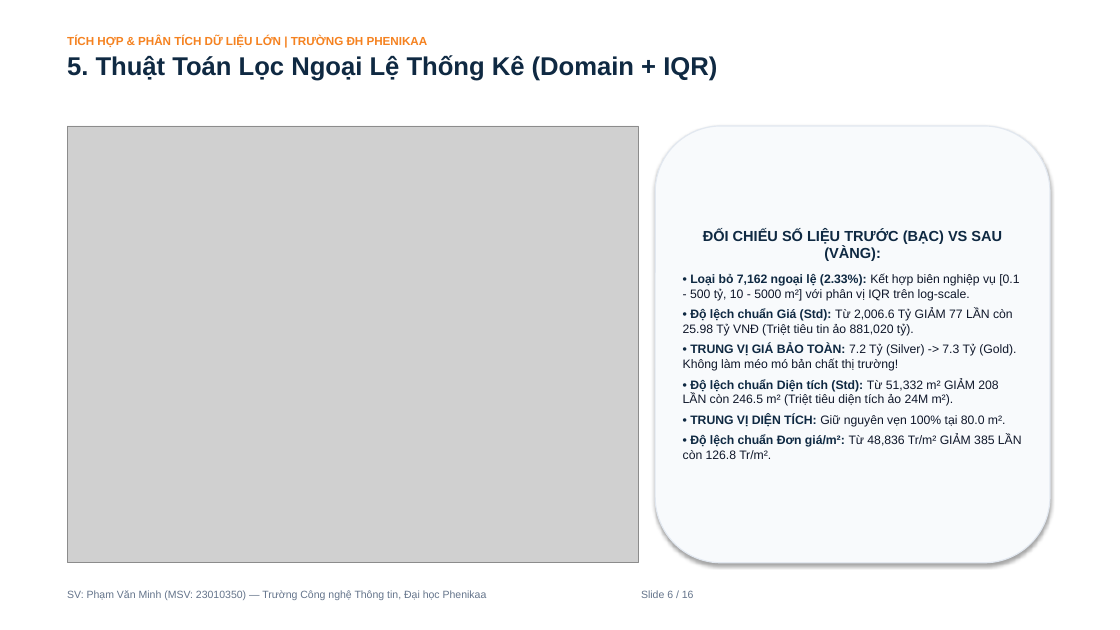
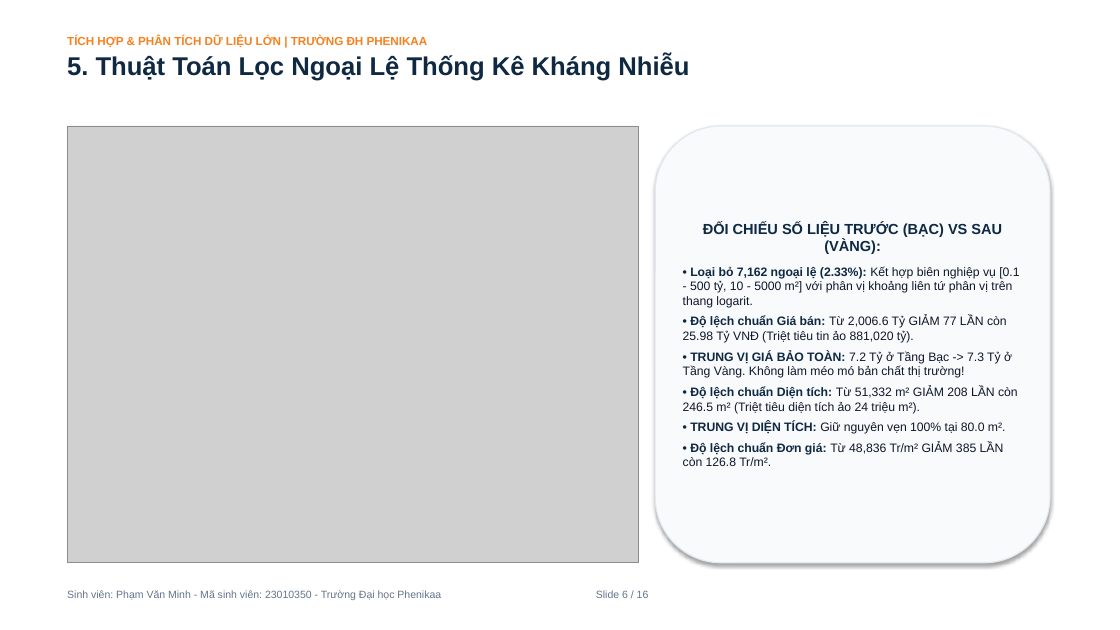
Before and after one commit to PVM-05/House-Prediction, a slide deck: slide 6 of docs/Slide_Bao_Ve_Du_An_House_Prediction.pptx. Drawn at 1120x630 pixels with LibreOffice and Linux fonts; fonts in the diff are those of the drawing; grey boxes stand for pictures. Boxes give left, top, right and bottom in pixels: in the first picture for what was removed or moved away, otherwise in the second. Text is boxed around its words. In the diff, an @@ line names an element or a change of style, - is before the commit and + after.

```diff
--- a/docs/Slide_Bao_Ve_Du_An_House_Prediction.pptx
+++ b/docs/Slide_Bao_Ve_Du_An_House_Prediction.pptx
@@ text at [67,54,689,81]: text changed @@
-5. Thuật Toán Lọc Ngoại Lệ Thống Kê (Domain + IQR)
+5. Thuật Toán Lọc Ngoại Lệ Thống Kê Kháng Nhiễu
@@ text in rounded rectangle at [683,266,1019,414]: text changed @@
-• Loại bỏ 7,162 ngoại lệ (2.33%): Kết hợp biên nghiệp vụ [0.1 - 500 tỷ, 10 - 5000 m²] với phân vị IQR trên log-scale.
-• Độ lệch chuẩn Giá (Std): Từ 2,006.6 Tỷ GIẢM 77 LẦN còn 25.98 Tỷ VNĐ (Triệt tiêu tin ảo 881,020 tỷ).
-• TRUNG VỊ GIÁ BẢO TOÀN: 7.2 Tỷ (Silver) -> 7.3 Tỷ (Gold). Không làm méo mó bản chất thị trường!
-• Độ lệch chuẩn Diện tích (Std): Từ 51,332 m² GIẢM 208 LẦN còn 246.5 m² (Triệt tiêu diện tích ảo 24M m²).
+• Loại bỏ 7,162 ngoại lệ (2.33%): Kết hợp biên nghiệp vụ [0.1 - 500 tỷ, 10 - 5000 m²] với phân vị khoảng liên tứ phân vị trên thang logarit.
+• Độ lệch chuẩn Giá bán: Từ 2,006.6 Tỷ GIẢM 77 LẦN còn 25.98 Tỷ VNĐ (Triệt tiêu tin ảo 881,020 tỷ).
+• TRUNG VỊ GIÁ BẢO TOÀN: 7.2 Tỷ ở Tầng Bạc -> 7.3 Tỷ ở Tầng Vàng. Không làm méo mó bản chất thị trường!
+• Độ lệch chuẩn Diện tích: Từ 51,332 m² GIẢM 208 LẦN còn 246.5 m² (Triệt tiêu diện tích ảo 24 triệu m²).
@@ text in rounded rectangle at [683,442,1004,466]: text changed @@
-• Độ lệch chuẩn Đơn giá/m²: Từ 48,836 Tr/m² GIẢM 385 LẦN còn 126.8 Tr/m².
+• Độ lệch chuẩn Đơn giá: Từ 48,836 Tr/m² GIẢM 385 LẦN còn 126.8 Tr/m².
@@ text at [67,590,649,600]: text changed @@
-SV: Phạm Văn Minh (MSV: 23010350) — Trường Công nghệ Thông tin, Đại học Phenikaa Slide 6 / 16
+Sinh viên: Phạm Văn Minh - Mã sinh viên: 23010350 - Trường Đại học Phenikaa Slide 6 / 16
```
Also in this commit, not shown: 15 other slides changed, 19 other files.
